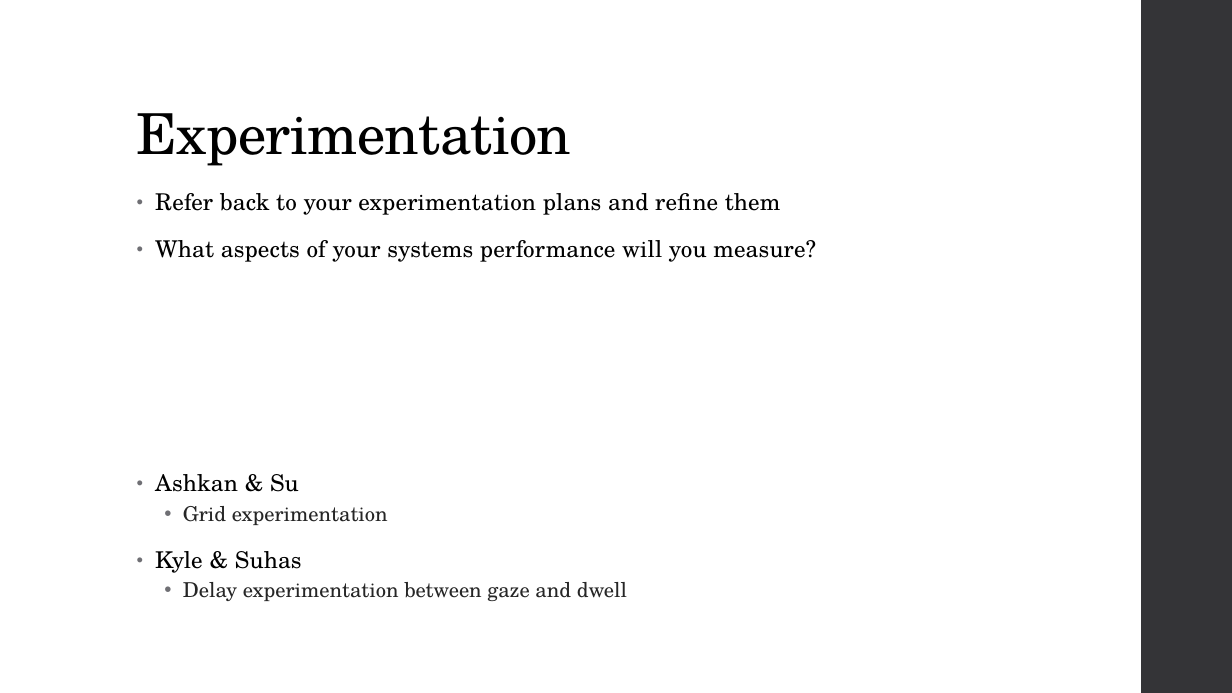
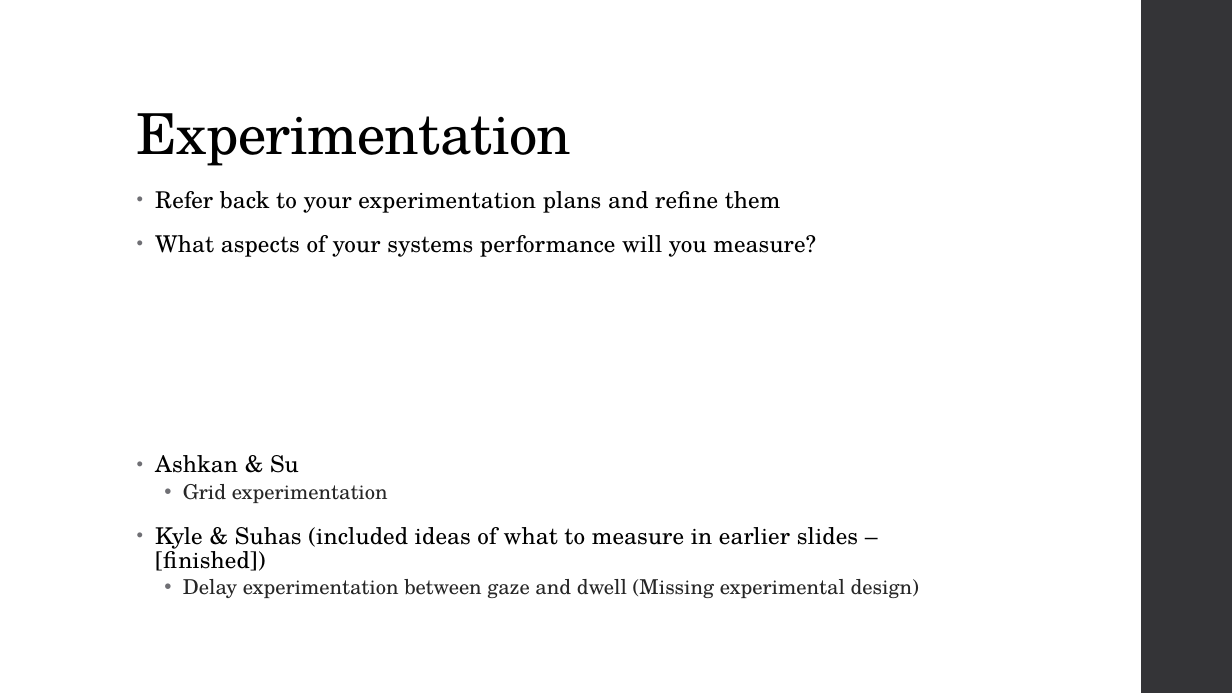
Before and after one commit to diederichk/StepCounter, a slide deck: slide 8 of MidtermPresentation/Diederich_MidtermPresentation.pptx (slide 6 before the commit). Drawn at 1232x693 pixels with LibreOffice and Linux fonts; fonts in the diff are those of the drawing. Boxes give left, top, right and bottom in pixels: in the first picture for what was removed or moved away, otherwise in the second. Text is boxed around its words. In the diff, an @@ line names an element or a change of style, - is before the commit and + after.

```diff
--- a/MidtermPresentation/Diederich_MidtermPresentation.pptx
+++ b/MidtermPresentation/Diederich_MidtermPresentation.pptx
@@ text at [155, 191, 816, 503]: line spacing 0.95 to 0.85; line spacing 0.9 to 0.8 @@
@@ text at [155, 527, 919, 598]: text changed; size 16 to 18 pt; text colour #262626 to #000000 @@
-• Kyle & Suhas
-  • Delay experimentation between gaze and dwell
+• Kyle & Suhas (included ideas of what to measure in earlier slides – [finished])
+  • Delay experimentation between gaze and dwell (Missing experimental design)
```
Also in this commit, not shown: 2 other slides changed, 2 slides added, 1 other file.
